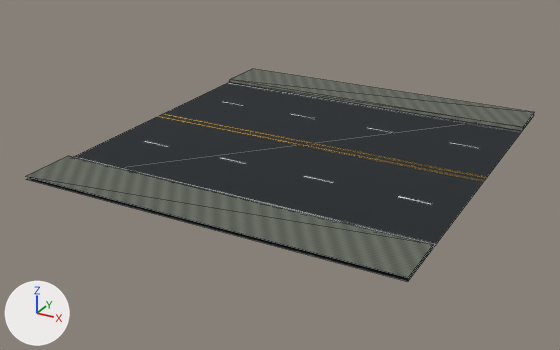
An edit to the glTF model Resource/Export/CQ04B/road_collector_4lane_16m_LOD0.glb, drawn before and after from the same camera.
The view is the same before and after, from a 50 mm camera at (22.5, -28.7, 12.6) aimed at (7.3, -1.1, -1.2). The lights are fixed; the arrows at lower left show +X, +Y and +Z. The first picture is the older version. Mesh edges are drawn as thin lines on the coarser meshes. Vertices at exactly the same position are counted once.

The older version as bpy lines, for what is in view:
```python
me_road_collector_4lane_16m_lod0_markings = bpy.data.meshes.new('road_collector_4lane_16m_LOD0_markings')
me_road_collector_4lane_16m_lod0_markings.from_pydata(...)  # 48 vertices, 24 faces; spans x 0.0..16.0, y -6.2..6.2, z 0.0
# faces by material slot: [4, 20]
me_road_collector_4lane_16m_lod0_markings.materials.append(mat_amber_lane_paint)  # yellow #f9d059
me_road_collector_4lane_16m_lod0_markings.materials.append(mat_reflective_ceramic_paint)  # white #e7efea
me_road_collector_4lane_16m_lod0_surface = bpy.data.meshes.new('road_collector_4lane_16m_LOD0_surface')
me_road_collector_4lane_16m_lod0_surface.from_pydata(...)  # 16 vertices, 10 faces; spans x 0.0..16.0, y -8.8..8.8, z 0.0..0.1
# faces by material slot: [2, 4, 4]
me_road_collector_4lane_16m_lod0_surface.materials.append(mat_road_basalt)
me_road_collector_4lane_16m_lod0_surface.materials.append(mat_concrete_paving)
me_road_collector_4lane_16m_lod0_surface.materials.append(mat_cast_curb)
ob_road_collector_4lane_16m__markings = bpy.data.objects.new('road_collector_4lane_16m__markings', me_road_collector_4lane_16m_lod0_markings)
ob_road_collector_4lane_16m__markings.location = (0.0, 0.0, 0.0)
ob_road_collector_4lane_16m__surface = bpy.data.objects.new('road_collector_4lane_16m__surface', me_road_collector_4lane_16m_lod0_surface)
ob_road_collector_4lane_16m__surface.location = (0.0, 0.0, 0.0)
```
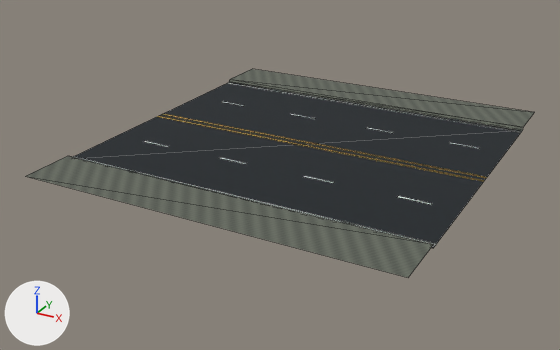
Pixel boxes [x1, y1, x2, y2] of what changed, in the pictures (560 x 350 px; the box of a moved part takes in the faces that stretch with it):
'road_collector_4lane_16m__surface', reshaped
    before: [26, 69, 534, 282]
    after: [27, 69, 534, 277]
part 1 of me_road_collector_4lane_16m_lod0_surface, moved or reshaped
    before: [26, 108, 534, 282]
    after: [74, 108, 523, 248]

What the commit changed:
me_road_collector_4lane_16m_lod0_surface has 16 vertices, 10 faces and spans x 0.0..16.0, y -8.8..8.8, z 0.0..0.1.
me_road_collector_4lane_16m_lod0_surface is used by ob_road_collector_4lane_16m__surface; location (0.0, 0.0, 0.0).
Part 1, on me_road_collector_4lane_16m_lod0_surface:
Vertex 0 of me_road_collector_4lane_16m_lod0_surface moves from (0.0, -8.8, 0.0) at pixel (25, 179) to (0.0, -6.4, 0.0).
Vertex 1 of me_road_collector_4lane_16m_lod0_surface moves from (16.0, -8.8, 0.0) at pixel (407, 281) to (16.0, -6.4, 0.0) at pixel (433, 248).
Vertex 2 of me_road_collector_4lane_16m_lod0_surface moves from (16.0, 8.8, 0.0) at pixel (534, 115) to (16.0, 6.4, 0.0) at pixel (522, 130).
Vertex 3 of me_road_collector_4lane_16m_lod0_surface moves from (0.0, 8.8, 0.0) to (0.0, 6.4, 0.0) at pixel (229, 81).
